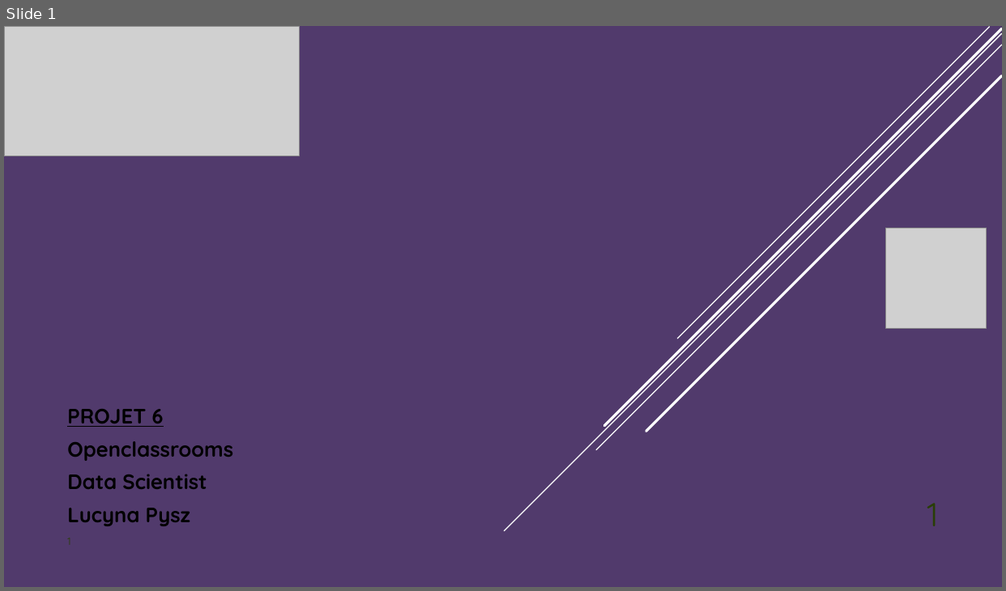
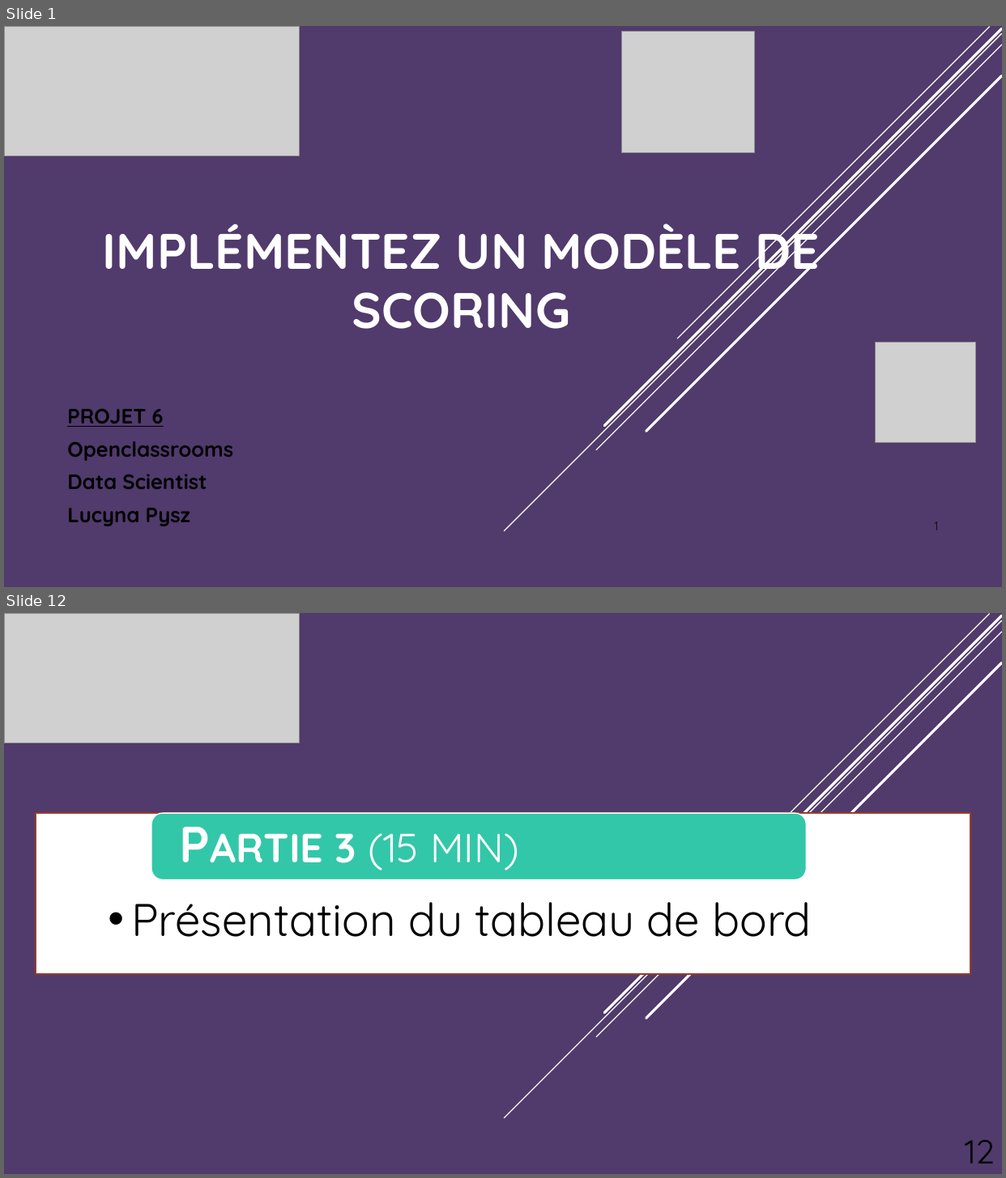
Before and after one commit to StudentLucyna/Projet7, a slide deck: Projet7_Pysz_Presentation.pptx. Shown one above the other, each under a label of ours: slide 1 before the commit, slides 1 and 12 after it; the slides between them are not shown. The pictures are 1006x591 and 1006x1178 pixels, drawn with LibreOffice and Linux fonts; fonts in the diff are those of the drawing; grey boxes stand for pictures. Boxes give left, top, right and bottom in pixels: in the first picture for what was removed or moved away, otherwise in the second. Text is boxed around its words. In the diff, an @@ line names an element or a change of style, - is before the commit and + after.

```diff
--- a/Projet7_Pysz_Presentation.pptx
+++ b/Projet7_Pysz_Presentation.pptx
@@ slide 12 added at (4, 613, 1002, 1174), background gradient #513A6C to #4C7800; not listed: 5 template elements that a slide beside it also shows @@
@@ picture added at (4, 613, 299, 743) @@
@@ rectangle added at (36, 813, 970, 973), fill #FFFFFF at 90% opacity, outline #983C27 1.25 pt @@
@@ rounded rectangle added at (151, 813, 807, 879), fill #32C7A9, outline #FFFFFF 1 pt @@
@@ text added at (335, 833, 519, 871), 49 pt, text #FFFFFF, bold, small capitals @@
+Partie 3 (15 min)
@@ text added at (131, 902, 812, 937), 44 pt, text #000000 @@
+  • Présentation du tableau de bord
@@ page number added at (965, 1140, 995, 1164), 32 pt, text #000000 @@
+12
@@ slide 1 changed as well @@
@@ picture added at (622, 31, 755, 152) @@
@@ title added at (103, 217, 819, 329), 48 pt, text #FFFFFF, bold @@
+IMPLÉMENTEZ UN MODÈLE DE SCORING
@@ picture: place and size @@
-picture at (886, 228, 987, 328)
+picture at (876, 343, 976, 443)
@@ page number added at (934, 522, 938, 531), 12 pt, text #0D0D0D @@
+1
```
Also in this commit, not shown: 18 other slides added, 4 slides removed, 1 other file.
